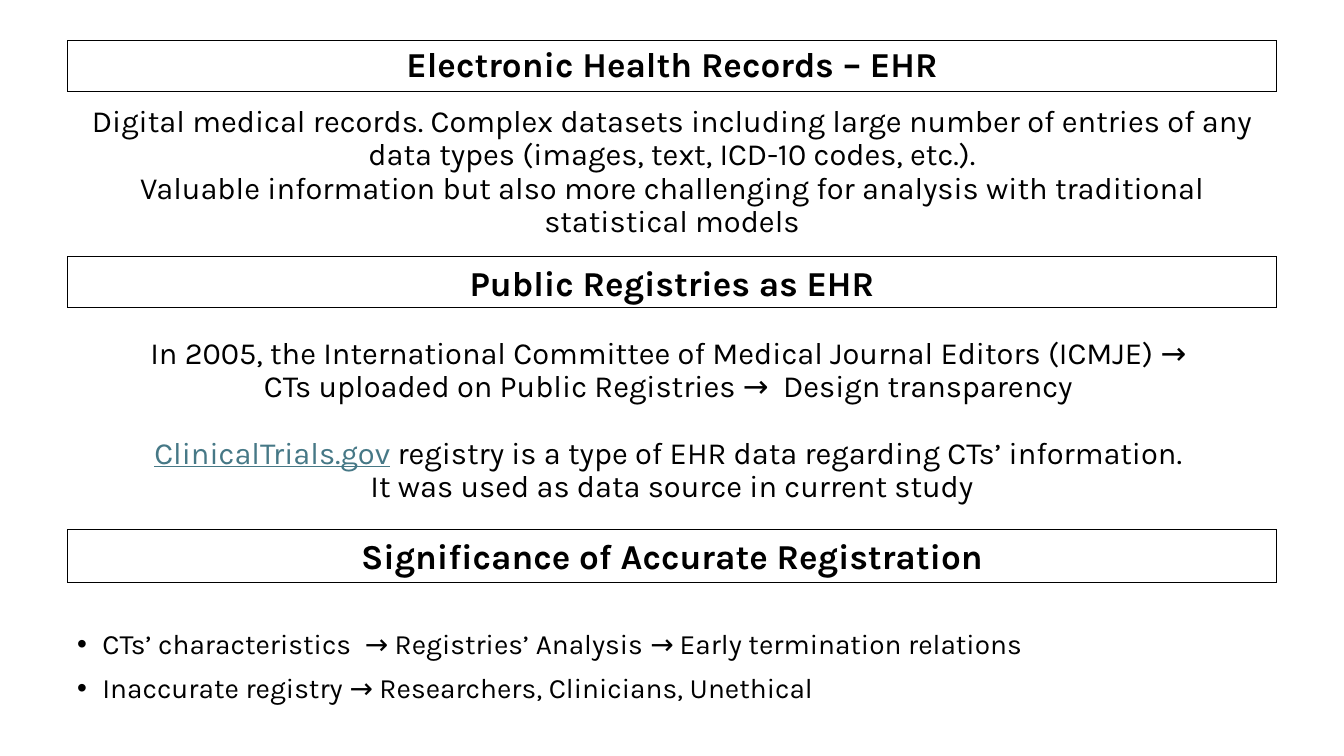
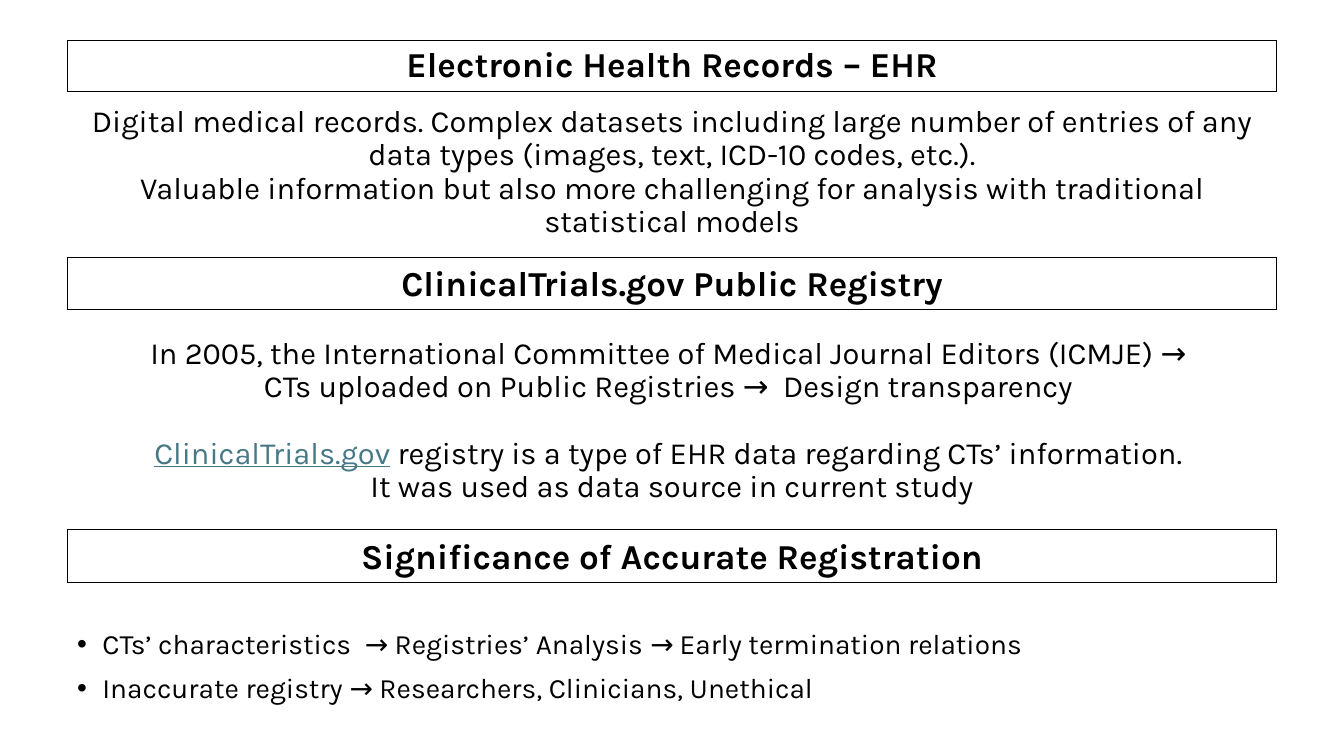
Before and after one commit to AndreouEugenia/Thesis, a slide deck: slide 6 of Thesis_Presentation.pptx. Drawn at 1344x756 pixels with LibreOffice and Linux fonts; fonts in the diff are those of the drawing; background and template pictures are left out. Boxes give left, top, right and bottom in pixels: in the first picture for what was removed or moved away, otherwise in the second. Text is boxed around its words. In the diff, an @@ line names an element or a change of style, - is before the commit and + after.

```diff
--- a/Thesis_Presentation.pptx
+++ b/Thesis_Presentation.pptx
@@ text in rectangle at [401,271,942,305]: text changed @@
-Public Registries as EHR
+ClinicalTrials.gov Public Registry
```
Also in this commit, not shown: 7 other slides changed, 2 other files.
